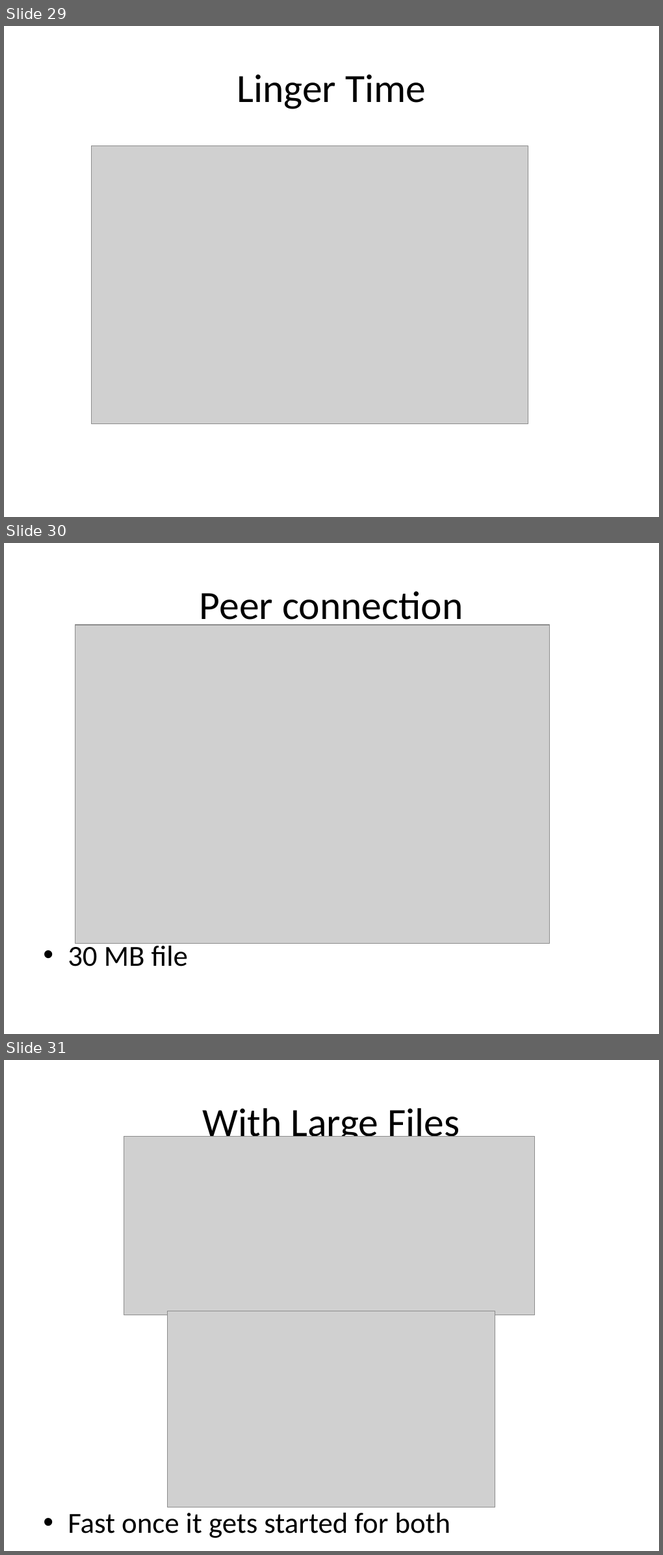
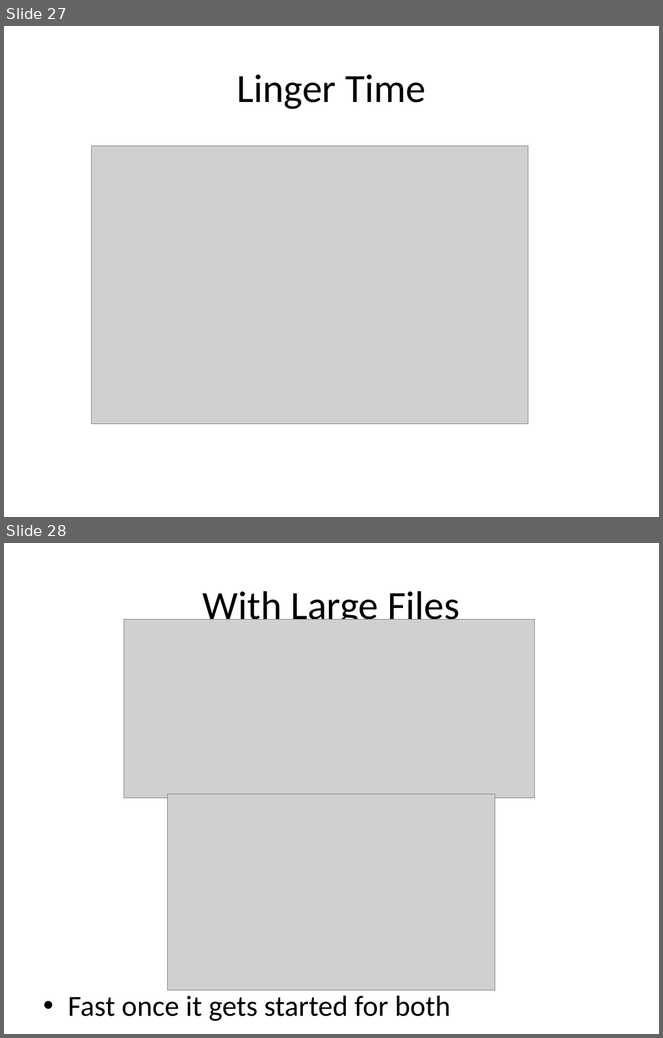
Before and after one commit to rdp/p2pwebclient, a slide deck: thesis_presentation/How to Make the Internet Faster.pptx. Shown one above the other, each under a label of ours: slides 29, 30 and 31 before the commit, slides 27 and 28 after it. The pictures are 663x1555 and 663x1038 pixels, drawn with LibreOffice and Linux fonts; fonts in the diff are those of the drawing; grey boxes stand for pictures. Boxes give left, top, right and bottom in pixels: in the first picture for what was removed or moved away, otherwise in the second. Text is boxed around its words. In the diff, an @@ line names an element or a change of style, - is before the commit and + after.

```diff
--- a/thesis_presentation/How to Make the Internet Faster.pptx
+++ b/thesis_presentation/How to Make the Internet Faster.pptx
@@ slide 30 removed at [4, 543, 659, 1034], background #FFFFFF @@
@@ title removed at [200, 591, 463, 629] @@
-Peer connection
@@ picture removed at [75, 625, 550, 943] @@
@@ text removed at [68, 942, 188, 967] @@
-• 30 MB file
@@ what was slide 29 is now slide 27 @@
@@ what was slide 31 is now slide 28 @@
```
Also in this commit, not shown: 11 slides changed, 7 slides added, 9 other slides removed.
